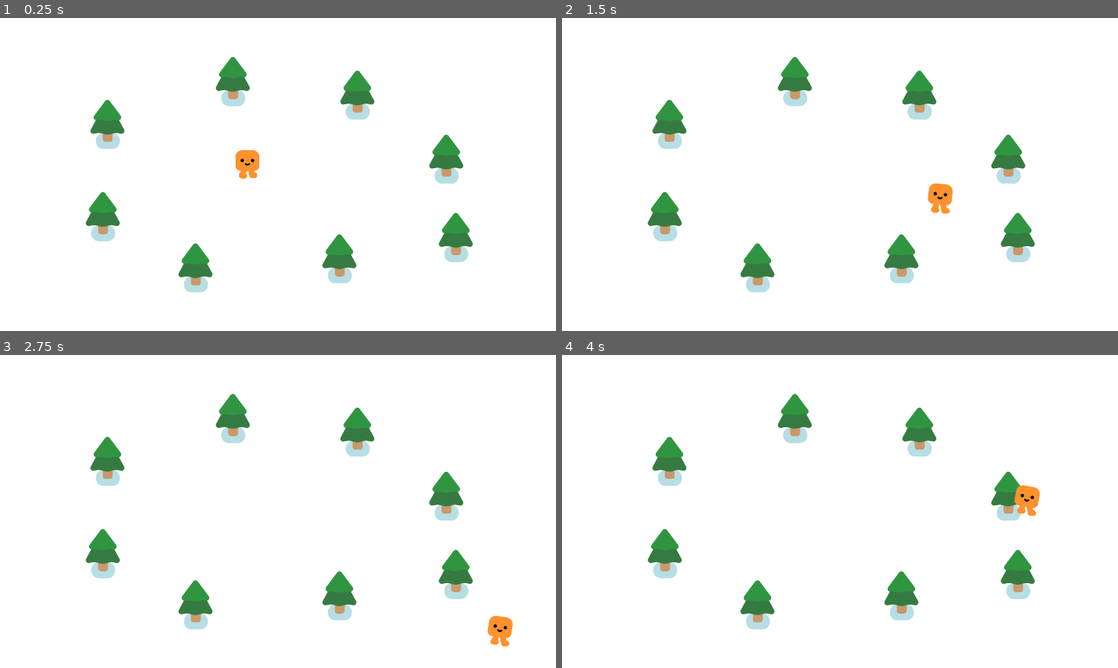
Above: before the commit, frames 1-4 (two rows, left to right).
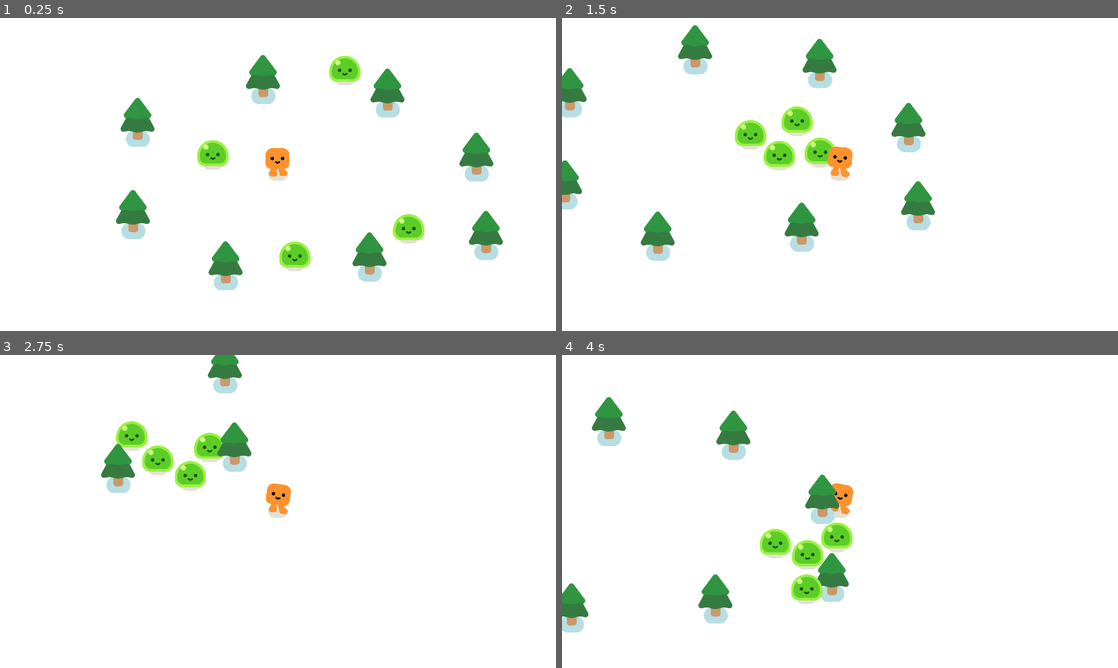
Above: after the commit, the same moments.

Repository: Q8T7/Vampire-survivor
Game: Godot game, scene res://survivors_game.tscn
The game is run twice, just before and just after one commit, with the same random seed, the same clock (stepped at 60 frames per second) and the same inputs.
Inputs:
- Up to frame 1 (0.25 s): no input
- Up to frame 2 (1.5 s): hold D (move_right) 0.53-1.28 s; hold S (move_down) from 1.28 s (still down)
- Up to frame 3 (2.75 s): release S (move_down) at 2.03 s; hold D (move_right) from 2.03 s (still down)
- Up to frame 4 (4 s): release D (move_right) at 2.78 s; hold W (move_up) 2.78-3.53 s; hold A (move_left) from 3.53 s (still down)

The runs differ from the first frame. In frame 1, 12% of the frame differs, in the area x 15-91%, y 11-88%; in frame 2, 12%; in frame 3, 8.7%; in frame 4, 11%.

Commit message:
Creating mobs

Diff:
--- /dev/null
+++ b/mob.gd
@@ -0,0 +1,10 @@
+extends CharacterBody2D
+
+
+@onready var player = get_node("/root/Game/Player")
+
+
+func _physics_process(delta):
+	var direction = global_position.direction_to(player.global_position)
+	velocity = direction * 300.0
+	move_and_slide()
--- /dev/null
+++ b/mob.tscn
@@ -0,0 +1,16 @@
+[gd_scene load_steps=4 format=3 uid="uid://powvi067p6db"]
+
+[ext_resource type="PackedScene" uid="uid://ogik4s70pgwl" path="res://characters/slime/slime.tscn" id="1_0hyox"]
+[ext_resource type="Script" path="res://mob.gd" id="1_r0a4y"]
+
+[sub_resource type="CircleShape2D" id="CircleShape2D_0xkyd"]
+radius = 59.0762
+
+[node name="Mob" type="CharacterBody2D"]
+script = ExtResource("1_r0a4y")
+
+[node name="Slime" parent="." instance=ExtResource("1_0hyox")]
+
+[node name="CollisionShape2D" type="CollisionShape2D" parent="."]
+position = Vector2(0, -28)
+shape = SubResource("CircleShape2D_0xkyd")
--- a/player.tscn
+++ b/player.tscn
@@ -14,3 +14,5 @@
 
 [node name="CollisionShape2D" type="CollisionShape2D" parent="."]
 shape = SubResource("CircleShape2D_y3tbr")
+
+[node name="Camera2D" type="Camera2D" parent="."]
--- a/survivors_game.tscn
+++ b/survivors_game.tscn
@@ -1,17 +1,33 @@
-[gd_scene load_steps=3 format=3 uid="uid://b83ylcp6wgwvx"]
+[gd_scene load_steps=4 format=3 uid="uid://b83ylcp6wgwvx"]
 
 [ext_resource type="PackedScene" uid="uid://djf7qvech8sho" path="res://player.tscn" id="1_l1ux2"]
+[ext_resource type="PackedScene" uid="uid://powvi067p6db" path="res://mob.tscn" id="2_pw6ck"]
 [ext_resource type="PackedScene" uid="uid://sjqb4mb4hwj8" path="res://pine_tree.tscn" id="2_r827u"]
 
 [node name="Game" type="Node2D"]
 y_sort_enabled = true
 
-[node name="ColorRect" type="ColorRect" parent="."]
+[node name="CanvasLayer" type="CanvasLayer" parent="."]
+layer = -30
+
+[node name="ColorRect" type="ColorRect" parent="CanvasLayer"]
 offset_right = 1950.0
 offset_bottom = 1121.0
 
 [node name="Player" parent="." instance=ExtResource("1_l1ux2")]
 position = Vector2(856, 547)
+
+[node name="Mob" parent="." instance=ExtResource("2_pw6ck")]
+position = Vector2(557, 497)
+
+[node name="Mob2" parent="." instance=ExtResource("2_pw6ck")]
+position = Vector2(1130, 157)
+
+[node name="Mob3" parent="." instance=ExtResource("2_pw6ck")]
+position = Vector2(928, 933)
+
+[node name="Mob4" parent="." instance=ExtResource("2_pw6ck")]
+position = Vector2(1375, 797)
 
 [node name="PineTree" parent="." instance=ExtResource("2_r827u")]
 position = Vector2(372, 426)
